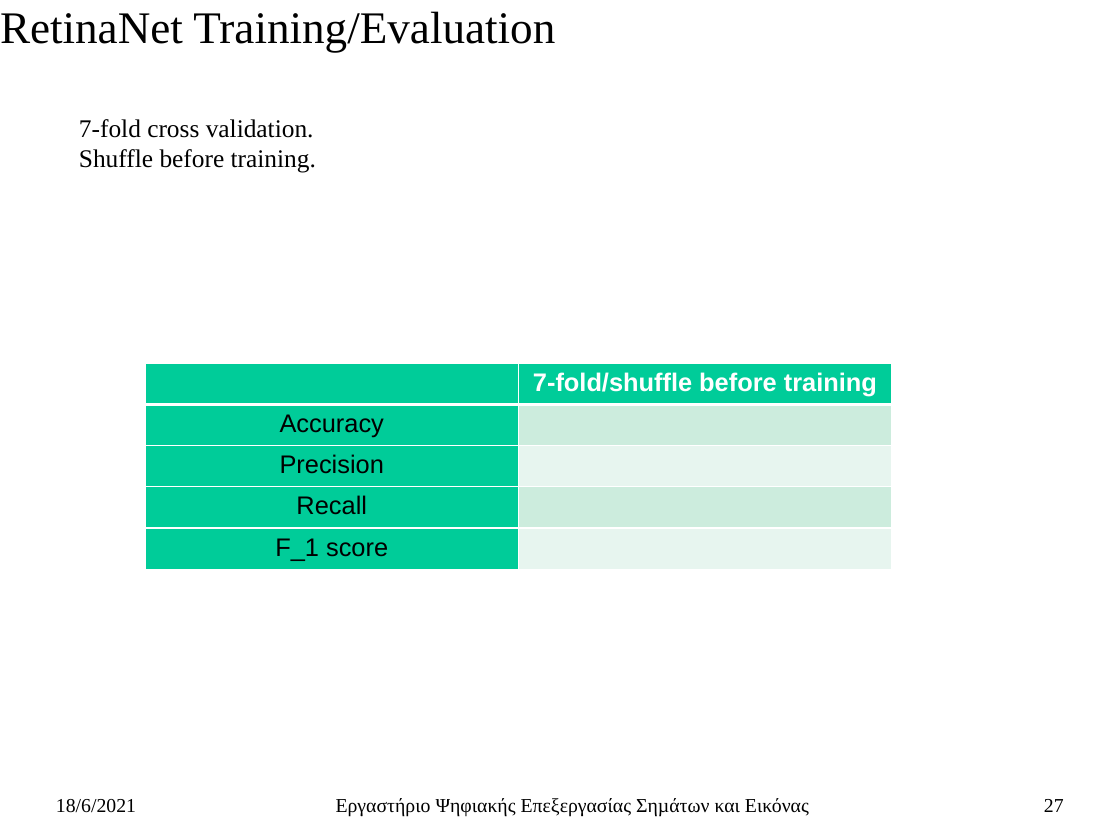
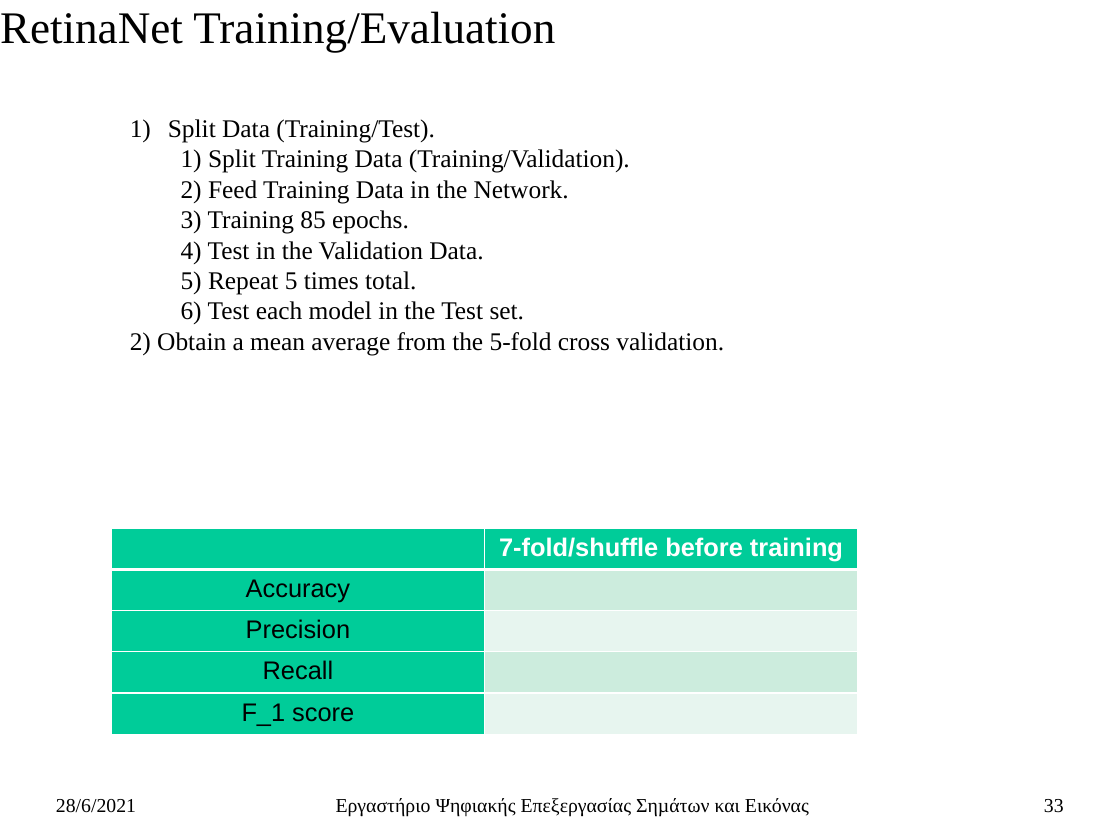
Before and after one commit to ChristosTrimas/ai-detection-systems, a slide deck: slide 33 of thesis/thesis_so_far_presentation_v_0_3.pptx (slide 27 before the commit). Drawn at 1120x840 pixels with LibreOffice and Linux fonts; fonts in the diff are those of the drawing. Boxes give left, top, right and bottom in pixels: in the first picture for what was removed or moved away, otherwise in the second. Text is boxed around its words. In the diff, an @@ line names an element or a change of style, - is before the commit and + after.

```diff
--- a/thesis/thesis_so_far_presentation_v_0_3.pptx
+++ b/thesis/thesis_so_far_presentation_v_0_3.pptx
@@ text at (130, 119, 724, 356): text changed @@
-7-fold cross validation.
-Shuffle before training.
+  1) Split Data (Training/Test).
+  1) Split Training Data (Training/Validation).
+  2) Feed Training Data in the Network.
+  3) Training 85 epochs.
+  4) Test in the Validation Data.
+  5) Repeat 5 times total.
+  6) Test each model in the Test set.
+  2) Obtain a mean average from the 5-fold cross validation.
@@ table: place and size @@
-table at (145, 363, 891, 569)
+table at (112, 528, 858, 735)
@@ text at (56, 799, 136, 813): text changed @@
-18/6/2021
+28/6/2021
@@ page number at (1044, 799, 1064, 813): text changed @@
-27
+33
```
Also in this commit, not shown: 27 other slides changed, 6 slides added.
